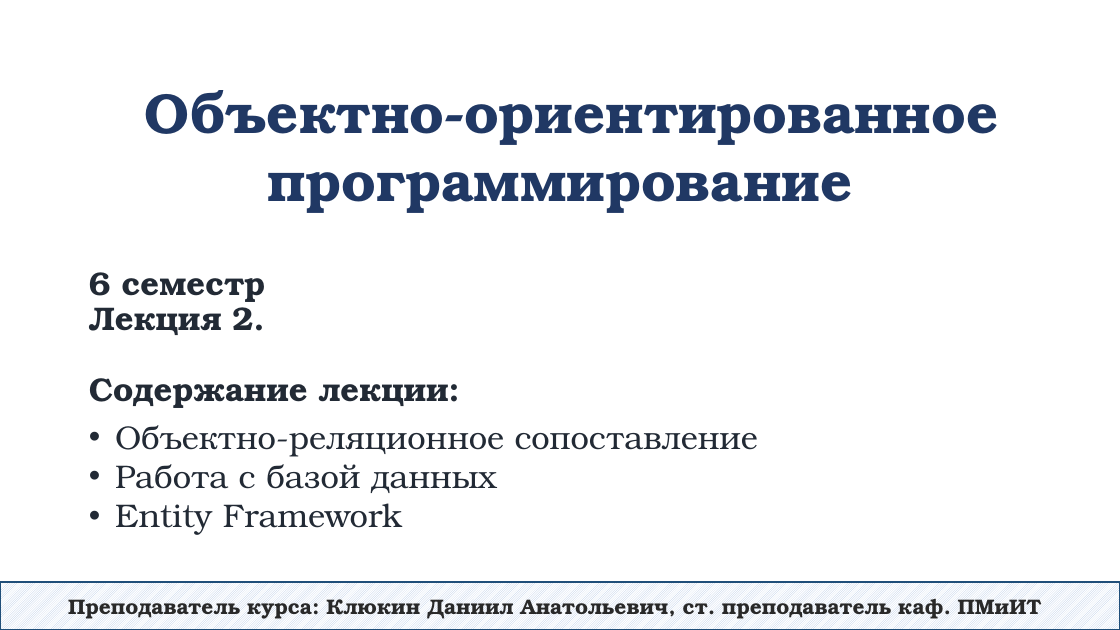
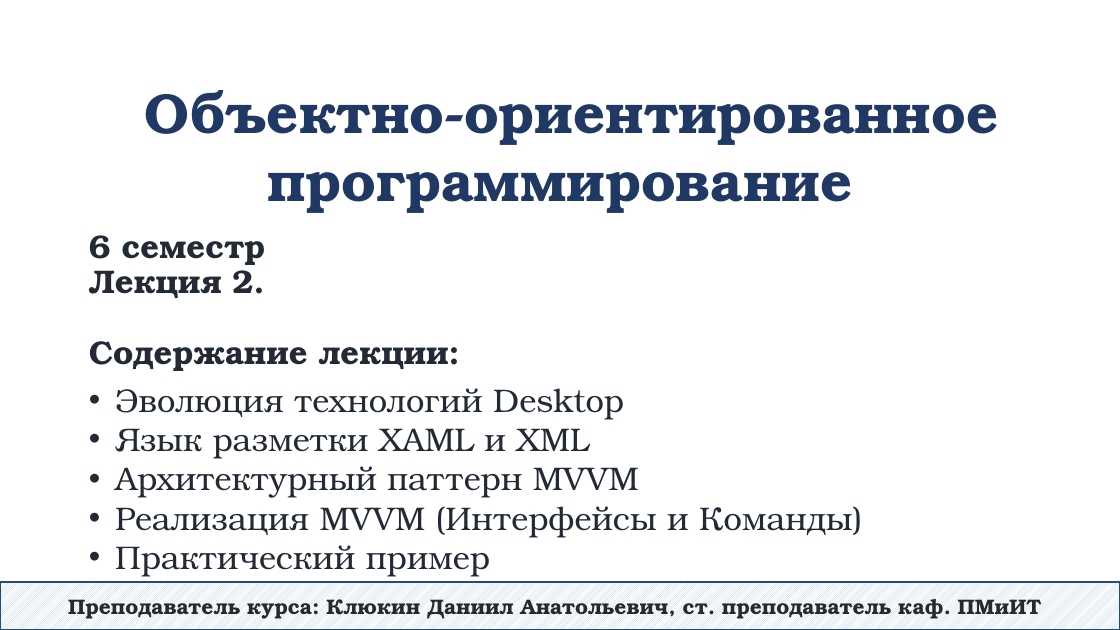
Before and after one commit to DaniilKlyukin/OOP-6, a slide deck: slide 1 of Лекции/ООП 2 лек 2.pptx. Drawn at 1120x630 pixels with LibreOffice and Linux fonts; fonts in the diff are those of the drawing. Boxes give left, top, right and bottom in pixels: in the first picture for what was removed or moved away, otherwise in the second. Text is boxed around its words. In the diff, an @@ line names an element or a change of style, - is before the commit and + after.

```diff
--- a/Лекции/ООП 2 лек 2.pptx
+++ b/Лекции/ООП 2 лек 2.pptx
@@ title "6 семестр Лекция 2. Содержание ...": place and size @@
-title "6 семестр Лекция 2. Содержание ..." at (89,272,449,408)
+title "6 семестр Лекция 2. Содержание ..." at (89,235,449,371)
@@ text at (115,388,852,577): text changed @@
-• Объектно-реляционное сопоставление
-• Работа с базой данных
-• Entity Framework
+• Эволюция технологий Desktop
+• Язык разметки XAML и XML
+• Архитектурный паттерн MVVM
+• Реализация MVVM (Интерфейсы и Команды)
+• Практический пример
```
Also in this commit, not shown: 31 slides added, 41 slides removed, 12 other files.
